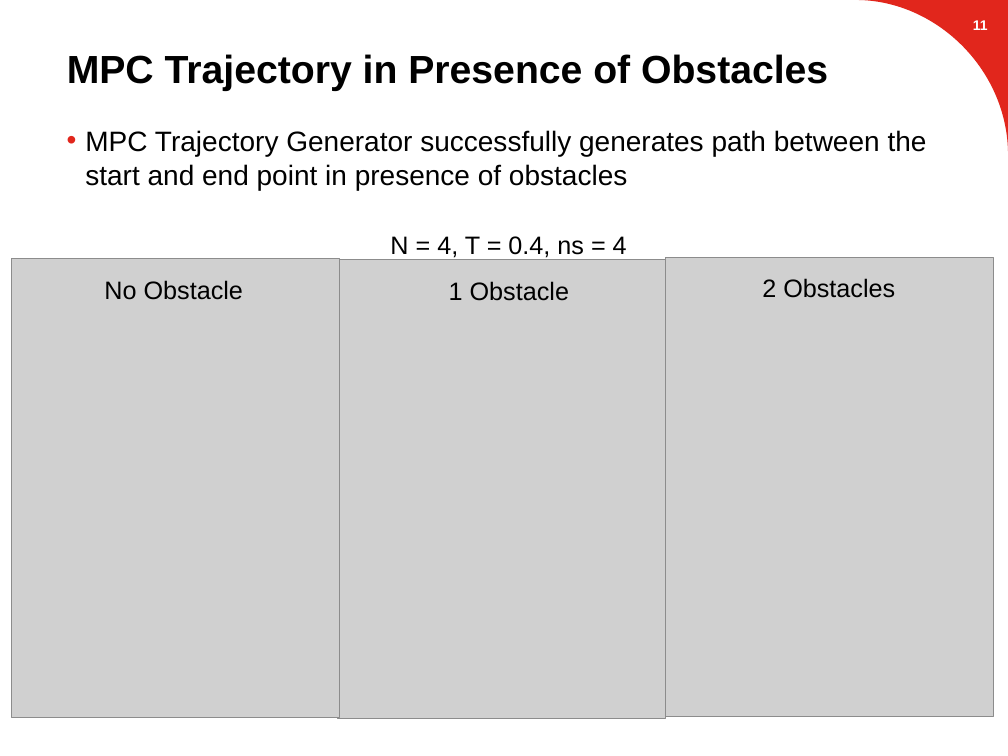
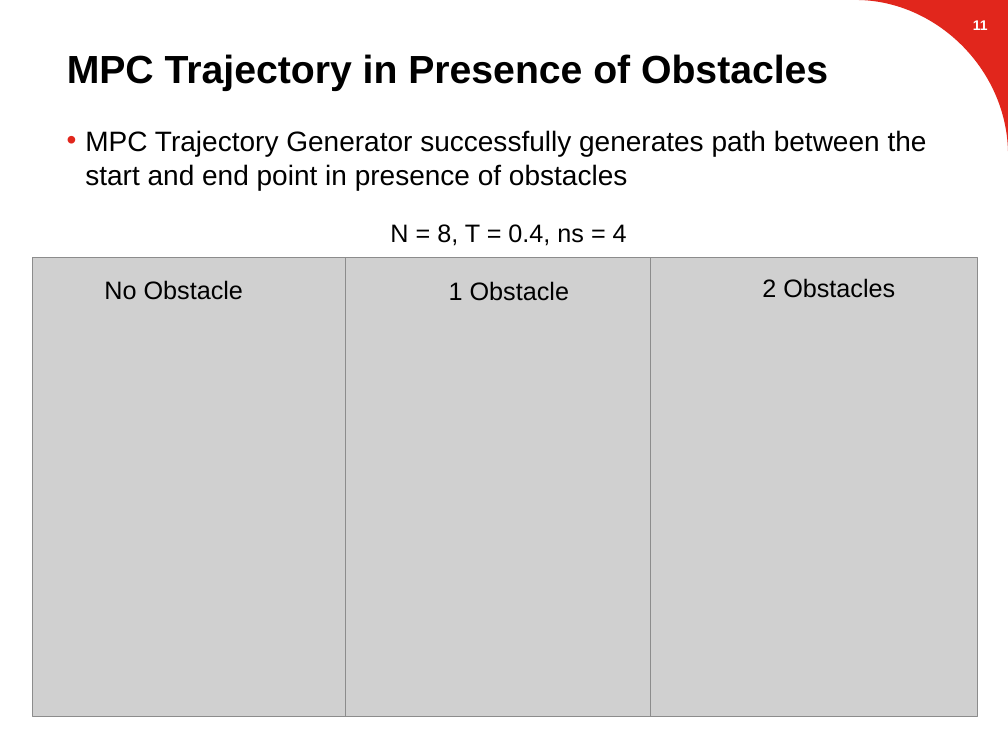
Before and after one commit to suvoganguli/GIG-MPC-Laplacian, a slide deck: slide 12 of 2D Results (03-19-2018).pptx. Drawn at 1008x756 pixels with LibreOffice and Linux fonts; fonts in the diff are those of the drawing; grey boxes stand for pictures; background and template pictures are left out. Boxes give left, top, right and bottom in pixels: in the first picture for what was removed or moved away, otherwise in the second. Text is boxed around its words. In the diff, an @@ line names an element or a change of style, - is before the commit and + after.

```diff
--- a/2D Results (03-19-2018).pptx
+++ b/2D Results (03-19-2018).pptx
@@ text at [390, 224, 627, 246]: text changed @@
-N = 4, T = 0.4, ns = 4
+N = 8, T = 0.4, ns = 4
@@ picture: place and size @@
-picture at [12, 259, 340, 718]
+picture at [32, 258, 360, 717]
@@ picture: place and size @@
-picture at [338, 260, 665, 719]
+picture at [346, 258, 673, 717]
@@ picture: place and size @@
-picture at [665, 257, 993, 716]
+picture at [650, 258, 978, 717]
```
Also in this commit, not shown: 6 other slides changed, 6 slides removed, 1 other file.
